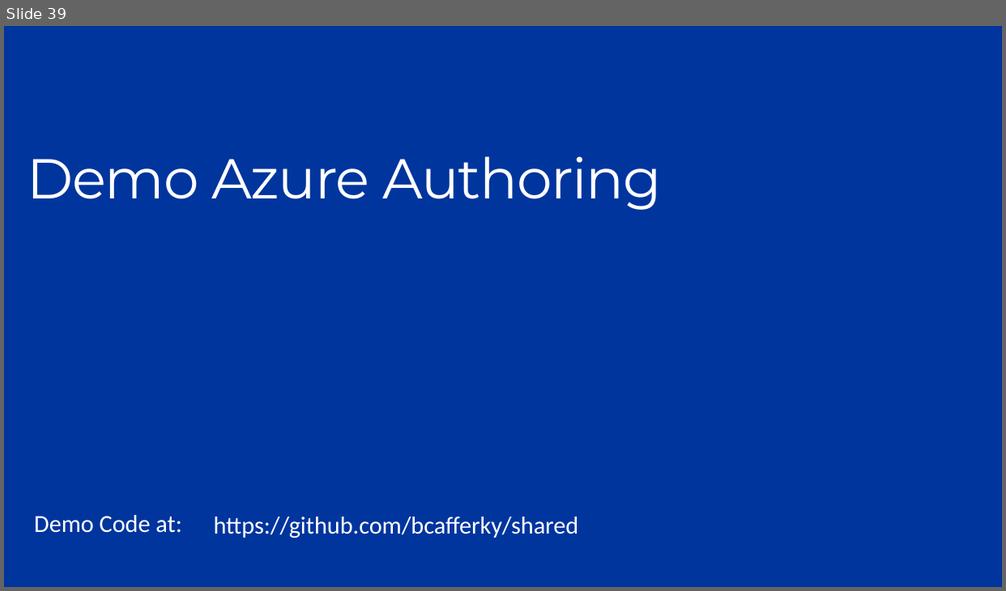
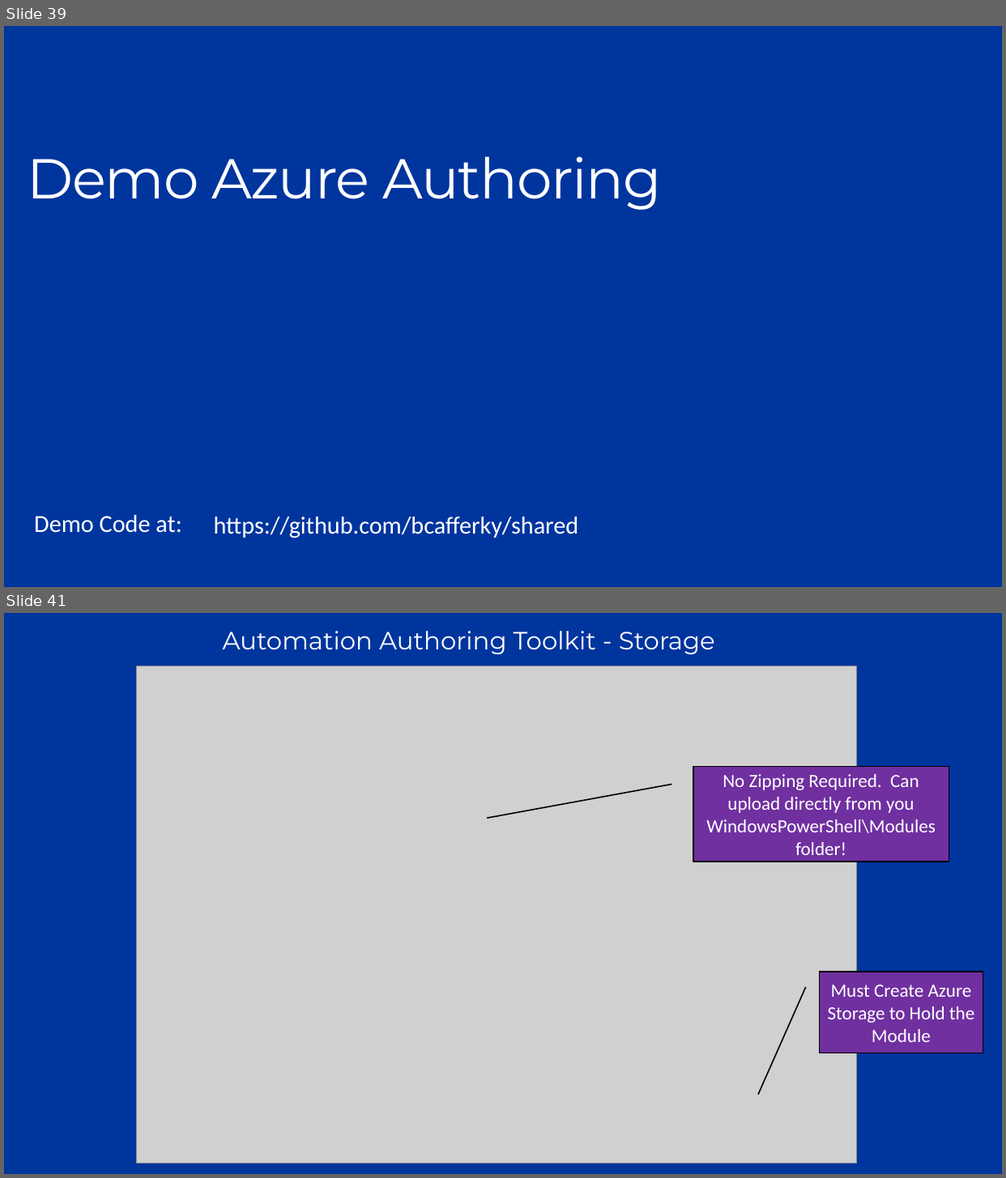
Before and after one commit to bcafferky/shared, a slide deck: FullAutomationWithPowerShell/PowerShellAzureFullAuto.pptx. Shown one above the other, each under a label of ours: slide 39 before the commit, slides 39 and 41 after it; the slides between them are not shown. The pictures are 1006x591 and 1006x1178 pixels, drawn with LibreOffice and Linux fonts; fonts in the diff are those of the drawing; grey boxes stand for pictures. Boxes give left, top, right and bottom in pixels: in the first picture for what was removed or moved away, otherwise in the second. Text is boxed around its words. In the diff, an @@ line names an element or a change of style, - is before the commit and + after.

```diff
--- a/FullAutomationWithPowerShell/PowerShellAzureFullAuto.pptx
+++ b/FullAutomationWithPowerShell/PowerShellAzureFullAuto.pptx
@@ slide 41 added at [4,613,1002,1174], background #00359E @@
@@ text added at [223,631,715,654], 24 pt, text #FFFFFF @@
+Automation Authoring Toolkit - Storage
@@ picture added at [137,666,857,1163] @@
@@ border callout added at [693,766,949,862], fill #7030A0, outline #000000 1.25 pt, 18 pt, text #FFFFFF @@
+No Zipping Required. Can upload directly from you WindowsPowerShell\Modules folder!
@@ border callout added at [819,973,982,1054], fill #7030A0, outline #000000 1.25 pt, 18 pt, text #FFFFFF @@
+Must Create Azure Storage to Hold the Module
```
Also in this commit, not shown: 4 slides changed, 2 other slides added, 1 slide removed, 7 other files.
